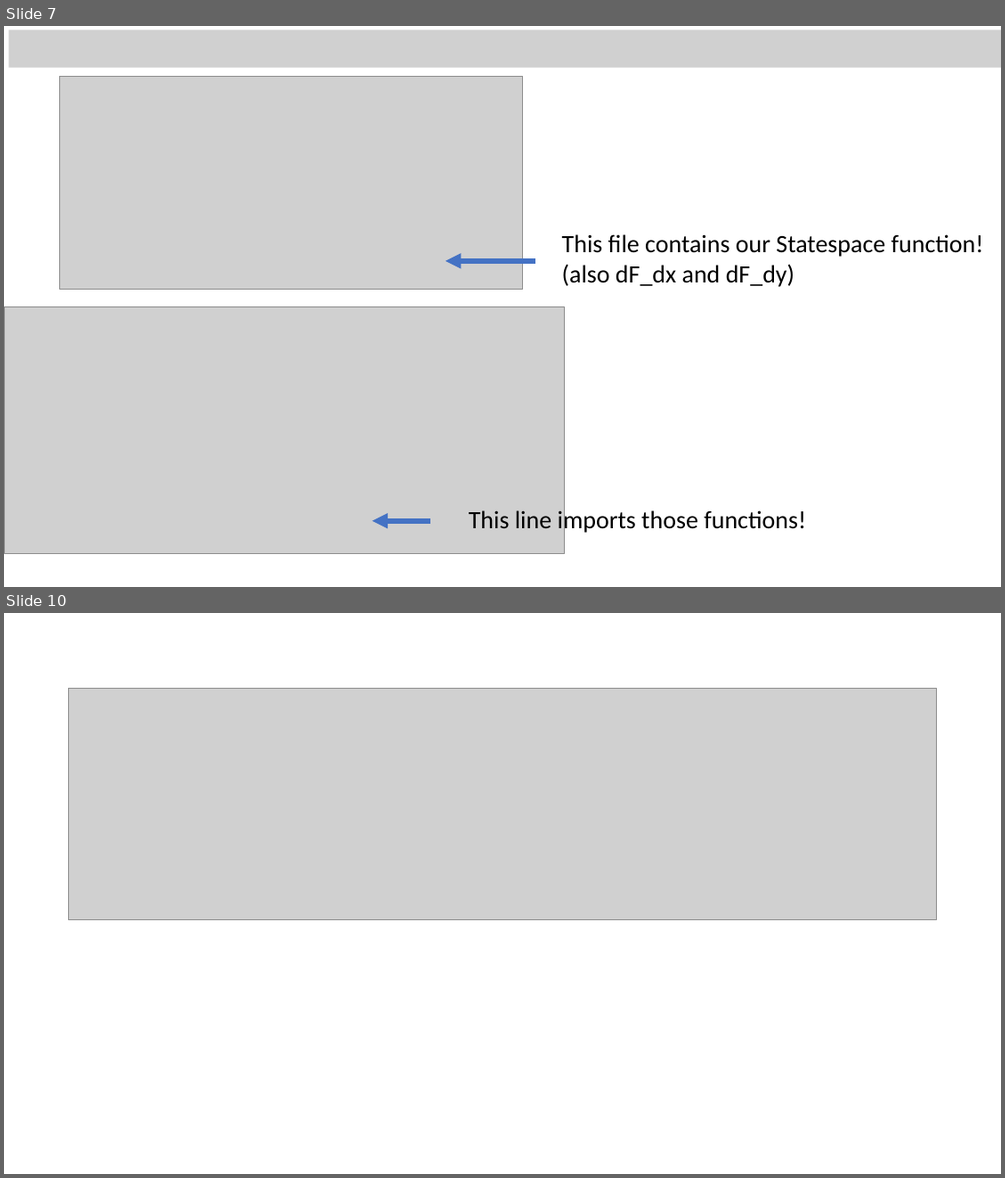
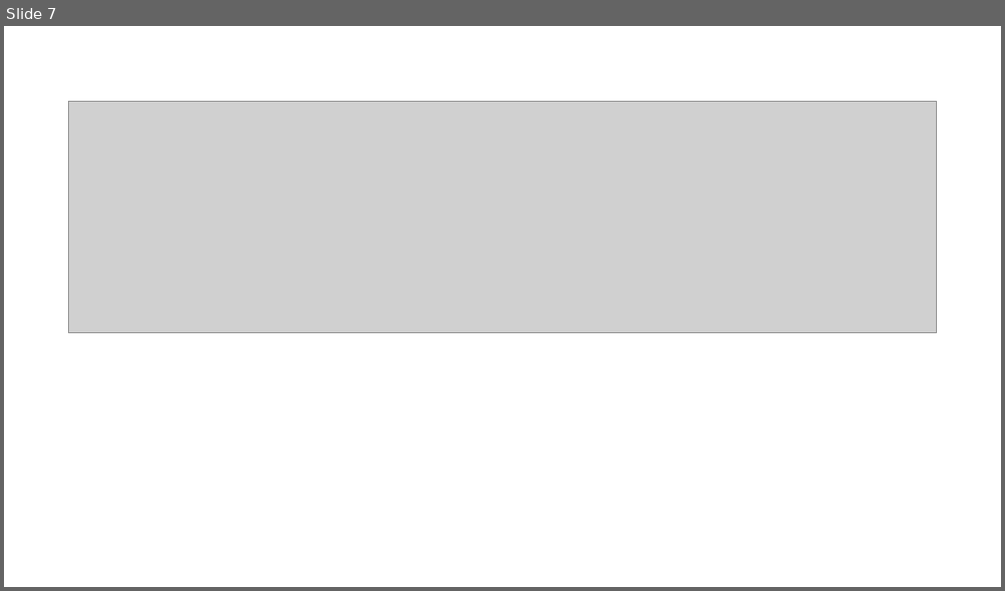
Before and after one commit to sneshyba/pypchem, a slide deck: Thermo 2022 (Neshyba)/Lectures/Week 3 - Probability density functions/Week 3.2 - Visualizing probability distributions.pptx. Shown one above the other, each under a label of ours: slides 7 and 10 before the commit, slide 7 after it; the slides between them are not shown. The pictures are 1005x1178 and 1005x591 pixels, drawn with LibreOffice and Linux fonts; fonts in the diff are those of the drawing; grey boxes stand for pictures. Boxes give left, top, right and bottom in pixels: in the first picture for what was removed or moved away, otherwise in the second. Text is boxed around its words. In the diff, an @@ line names an element or a change of style, - is before the commit and + after.

```diff
--- a/Thermo 2022 (Neshyba)/Lectures/Week 3 - Probability density functions/Week 3.2 - Visualizing probability distributions.pptx
+++ b/Thermo 2022 (Neshyba)/Lectures/Week 3 - Probability density functions/Week 3.2 - Visualizing probability distributions.pptx
@@ slide 7 removed at <box>4,26,1001,587</box>, background #FFFFFF @@
@@ picture removed at <box>8,30,1001,67</box> @@
@@ picture removed at <box>60,76,522,289</box> @@
@@ text removed at <box>562,234,984,287</box> @@
-This file contains our Statespace function!
-(also dF_dx and dF_dy)
@@ arrow removed from (535, 261) to (445, 261) @@
@@ picture removed at <box>4,306,564,553</box> @@
@@ arrow removed from (430, 521) to (372, 521) @@
@@ text removed at <box>469,507,806,534</box> @@
-This line imports those functions!
@@ what was slide 10 is now slide 7 @@
```
Also in this commit, not shown: 1 slide changed, 13 slides added, 6 other slides removed, 17 other files.
